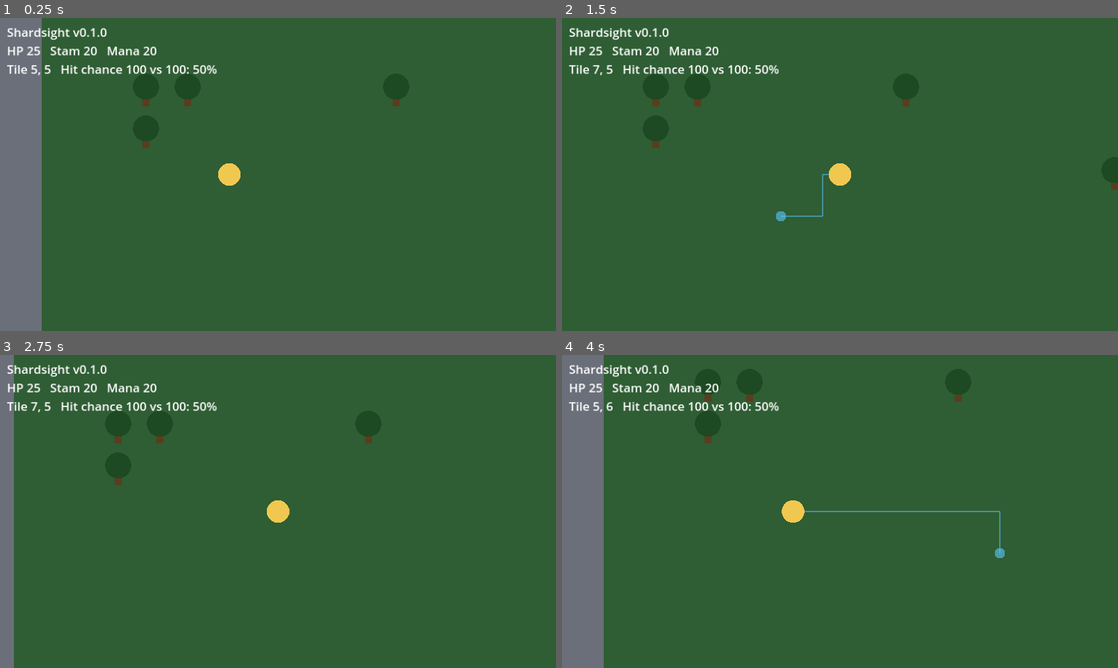
Above: before the commit, frames 1-4 (two rows, left to right).
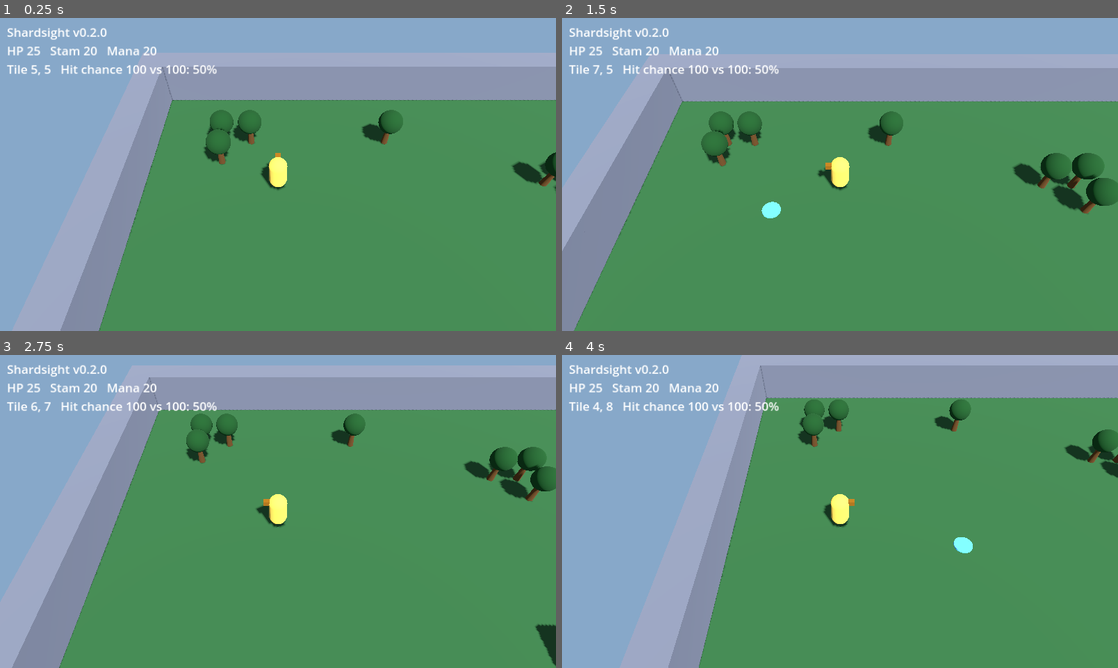
Above: after the commit, the same moments.

Repository: luckovsdeniss-denlu/Shardsight
Game: Godot game, scene res://scenes/main.tscn
The game is run twice, just before and just after one commit, with the same random seed, the same clock (stepped at 60 frames per second) and the same inputs.
Inputs (mouse positions are in pixels of both pictures, inside the frame that each line leads up to):
- Up to frame 1 (0.25 s): no input
- Up to frame 2 (1.5 s): tap Enter at 0.5 s; move the mouse to (962, 158) at 0.52 s; click (962, 158) at 0.67 s; drag from (728, 190) to (812, 237) at 1.27 s
- Up to frame 3 (2.75 s): move the mouse to (333, 442) at 2.02 s; click (333, 442) at 2.17 s
- Up to frame 4 (4 s): drag from (812, 574) to (673, 464) at 2.77 s; move the mouse to (1006, 558) at 3.52 s; click (1006, 558) at 3.67 s

The runs differ from the first frame. In frame 1, 99% of the frame differs, in the area x 0-100%, y 0-100%; in frame 2, 98%; in frame 3, 98%; in frame 4, 99%.

Commit message:
Make the game 3D: mesh-built tile world, third-person camera, ground-plane picking
Co-Authored-By: Claude Sonnet 5.5 <noreply@anthropic.com>
Claude-Session: https://claude.ai/code/session_01H6LNxUGdbevPyoRQBBzvxK

Diff:
--- a/project.godot
+++ b/project.godot
@@ -4,7 +4,7 @@
 [application]
 
 config/name="Shardsight"
-config/version="0.1.0"
+config/version="0.2.0"
 run/main_scene="res://scenes/main.tscn"
 config/features=PackedStringArray("4.3", "GL Compatibility")
 config/icon="res://icon.svg"
--- a/scenes/main.tscn
+++ b/scenes/main.tscn
@@ -2,5 +2,5 @@
 
 [ext_resource type="Script" path="res://scripts/main.gd" id="1"]
 
-[node name="Main" type="Node2D"]
+[node name="Main" type="Node3D"]
 script = ExtResource("1")
--- a/scripts/main.gd
+++ b/scripts/main.gd
@@ -1,32 +1,87 @@
-extends Node2D
-## Tap or drag to walk. The world is a tile map; blocked tiles (walls, water, trees)
-## are routed around with A*, and taps on blocked tiles are ignored.
+extends Node3D
+## Third-person 3D view of the tile world. Tap or drag on the ground to walk there.
+## Blocked tiles (walls, water, trees) are routed around with A*; taps on them are ignored.
 
-const SPEED := 5.0 * World.TILE  # pixels per second
+const SPEED := 5.0  # metres per second
+const CAM_OFFSET := Vector3(0.0, 9.0, 7.0)
 
 var version: String = ProjectSettings.get_setting("application/config/version", "dev")
 var world := World.new()
 var hero := Hero.new()
-var pos := Vector2.ZERO
-var path: Array[Vector2] = []
+var player := Node3D.new()
+var cam := Camera3D.new()
+var marker := MeshInstance3D.new()
+var hud := Label.new()
+var path: Array[Vector3] = []
 var held := false
-var cam := Camera2D.new()
-var hud := Label.new()
 
 
 func _ready() -> void:
-	pos = world.tile_center(Vector2i(5, 5))
-	var size := world.pixel_size()
-	cam.limit_left = 0
-	cam.limit_top = 0
-	cam.limit_right = int(size.x)
-	cam.limit_bottom = int(size.y)
+	world.build(self)
+	_build_environment()
+	_build_player()
+	_build_marker()
+
+	cam.fov = 50.0
 	add_child(cam)
+	cam.make_current()
+
 	var layer := CanvasLayer.new()
 	add_child(layer)
 	hud.position = Vector2(16, 12)
 	hud.add_theme_font_size_override("font_size", 28)
 	layer.add_child(hud)
+
+	player.position = world.tile_center(Vector2i(5, 5))
+	_follow_camera()
+
+
+func _build_environment() -> void:
+	var env := Environment.new()
+	env.background_mode = Environment.BG_COLOR
+	env.background_color = Color("87a8c9")
+	env.ambient_light_source = Environment.AMBIENT_SOURCE_COLOR
+	env.ambient_light_color = Color(0.62, 0.66, 0.76)
+	env.ambient_light_energy = 0.8
+	var we := WorldEnvironment.new()
+	we.environment = env
+	add_child(we)
+
+	var sun := DirectionalLight3D.new()
+	sun.rotation_degrees = Vector3(-55.0, 30.0, 0.0)
+	sun.shadow_enabled = true
+	add_child(sun)
+
+
+func _build_player() -> void:
+	add_child(player)
+	var body := MeshInstance3D.new()
+	var capsule := CapsuleMesh.new()
+	capsule.radius = 0.3
+	capsule.height = 1.2
+	body.mesh = capsule
+	body.material_override = World._mat(Color("f0c850"))
+	body.position = Vector3(0.0, 0.6, 0.0)
+	player.add_child(body)
+	# A small "nose" so the facing direction is visible.
+	var nose := MeshInstance3D.new()
+	var nose_mesh := BoxMesh.new()
+	nose_mesh.size = Vector3(0.16, 0.16, 0.28)
+	nose.mesh = nose_mesh
+	nose.material_override = World._mat(Color("8a5a12"))
+	nose.position = Vector3(0.0, 0.95, -0.32)
+	player.add_child(nose)
+
+
+func _build_marker() -> void:
+	var ring := CylinderMesh.new()
+	ring.top_radius = 0.3
+	ring.bottom_radius = 0.3
+	ring.height = 0.04
+	marker.mesh = ring
+	marker.material_override = World._mat(Color(0.35, 0.78, 1.0))
+	marker.visible = false
+	add_child(marker)
 
 
 func _unhandled_input(event: InputEvent) -> void:
@@ -34,43 +89,50 @@
 	if button != null and button.button_index == MOUSE_BUTTON_LEFT:
 		held = button.pressed
 		if held:
-			_walk_to(get_global_mouse_position())
+			_walk_to_screen(button.position)
 	elif event is InputEventMouseMotion and held:
-		_walk_to(get_global_mouse_position())
+		_walk_to_screen((event as InputEventMouseMotion).position)
 
 
-func _walk_to(dest: Vector2) -> void:
+## Intersects the camera ray through `screen` with the ground plane (y = 0).
+func _walk_to_screen(screen: Vector2) -> void:
+	var hit: Variant = Plane(Vector3.UP, 0.0).intersects_ray(
+		cam.project_ray_origin(screen), cam.project_ray_normal(screen))
+	if hit == null:
+		return
+	var dest: Vector3 = hit
 	if world.is_blocked(world.to_tile(dest)):
 		return
-	path = world.find_path(pos, dest)
+	path = world.find_path(player.position, dest)
+	marker.visible = not path.is_empty()
+	if marker.visible:
+		marker.position = path[path.size() - 1] + Vector3(0.0, 0.03, 0.0)
 
 
 func _process(delta: float) -> void:
 	var budget := SPEED * delta
 	while budget > 0.0 and not path.is_empty():
-		var to_next := path[0] - pos
+		var to_next := path[0] - player.position
 		var dist := to_next.length()
+		if dist > 0.001:
+			player.rotation.y = atan2(-to_next.x, -to_next.z)
 		if dist <= budget:
-			pos = path[0]
+			player.position = path[0]
 			path.remove_at(0)
 			budget -= dist
 		else:
-			pos += to_next / dist * budget
+			player.position += to_next / dist * budget
 			budget = 0.0
-	cam.position = pos
-	var tile := world.to_tile(pos)
+	if path.is_empty():
+		marker.visible = false
+	_follow_camera()
+
+	var tile := world.to_tile(player.position)
 	hud.text = "Shardsight v%s\nHP %d   Stam %d   Mana %d\nTile %d, %d   Hit chance 100 vs 100: %d%%" % [
 		version, hero.max_hp(), hero.max_stamina(), hero.max_mana(), tile.x, tile.y,
 		roundi(Rules.hit_chance(100.0, 100.0) * 100.0)]
-	queue_redraw()
 
 
-func _draw() -> void:
-	world.draw_tiles(self)
-	if not path.is_empty():
-		var prev := pos
-		for p in path:
-			draw_line(prev, p, Color(0.35, 0.78, 1.0, 0.5), 4.0)
-			prev = p
-		draw_circle(path[path.size() - 1], 12.0, Color(0.35, 0.78, 1.0, 0.6))
-	draw_circle(pos, 26.0, Color("f0c850"))
+func _follow_camera() -> void:
+	cam.position = player.position + CAM_OFFSET
+	cam.look_at(player.position + Vector3(0.0, 0.5, 0.0), Vector3.UP)
--- a/scripts/world.gd
+++ b/scripts/world.gd
@@ -1,8 +1,9 @@
 class_name World
-## Tile map: ASCII layout, collision lookup and A* pathfinding.
+## Tile map: ASCII layout, collision lookup, A* pathfinding and 3D mesh building.
+## Tile (x, y) maps to world (x, 0, y): the map lies on the XZ plane.
 ## Legend: . grass   # wall   ~ water   T tree. Only grass is walkable.
 
-const TILE := 96
+const TILE := 1.0  # one tile = one metre in 3D
 enum Tile { GRASS, WALL, WATER, TREE }
 
 const LAYOUT := [
@@ -73,10 +74,6 @@
 			return Tile.GRASS
 
 
-func pixel_size() -> Vector2:
-	return Vector2(cols, rows) * TILE
-
-
 func in_bounds(c: Vector2i) -> bool:
 	return c.x >= 0 and c.y >= 0 and c.x < cols and c.y < rows
 
@@ -86,20 +83,20 @@
 	return not in_bounds(c) or tiles[c.y * cols + c.x] != Tile.GRASS
 
 
-func to_tile(p: Vector2) -> Vector2i:
-	return Vector2i((p / float(TILE)).floor())
+func to_tile(p: Vector3) -> Vector2i:
+	return Vector2i(floori(p.x / TILE), floori(p.z / TILE))
 
 
-func tile_center(c: Vector2i) -> Vector2:
-	return (Vector2(c) + Vector2(0.5, 0.5)) * TILE
+func tile_center(c: Vector2i) -> Vector3:
+	return Vector3(c.x + 0.5, 0.0, c.y + 0.5) * TILE
 
 
-## Waypoints (tile centres) from the tile under `from_px` to the tile under `to_px`,
+## Waypoints (tile centres) from the tile under `from_p` to the tile under `to_p`,
 ## not including the start tile. Empty if the target is blocked or unreachable.
-func find_path(from_px: Vector2, to_px: Vector2) -> Array[Vector2]:
-	var out: Array[Vector2] = []
-	var a := to_tile(from_px)
-	var b := to_tile(to_px)
+func find_path(from_p: Vector3, to_p: Vector3) -> Array[Vector3]:
+	var out: Array[Vector3] = []
+	var a := to_tile(from_p)
+	var b := to_tile(to_p)
 	if is_blocked(a) or is_blocked(b) or a == b:
 		return out
 	var ids := astar.get_id_path(a, b)
@@ -108,13 +105,51 @@
 	return out
 
 
-func draw_tiles(canvas: CanvasItem) -> void:
+static func _mat(c: Color) -> StandardMaterial3D:
+	var m := StandardMaterial3D.new()
+	m.albedo_color = c
+	return m
+
+
+func _add(parent: Node3D, mesh: Mesh, mat: Material, at: Vector3) -> void:
+	var mi := MeshInstance3D.new()
+	mi.mesh = mesh
+	mi.material_override = mat
+	mi.position = at
+	parent.add_child(mi)
+
+
+## Builds the 3D scenery as children of `parent`.
+func build(parent: Node3D) -> void:
+	var ground_mesh := PlaneMesh.new()
+	ground_mesh.size = Vector2(cols, rows) * TILE
+	_add(parent, ground_mesh, _mat(COLORS[Tile.GRASS]),
+		Vector3(cols, 0.0, rows) * TILE / 2.0)
+
+	var wall_mesh := BoxMesh.new()
+	wall_mesh.size = Vector3(TILE, 1.6, TILE)
+	var water_mesh := PlaneMesh.new()
+	water_mesh.size = Vector2(TILE, TILE)
+	var trunk_mesh := CylinderMesh.new()
+	trunk_mesh.top_radius = 0.08
+	trunk_mesh.bottom_radius = 0.12
+	trunk_mesh.height = 0.7
+	var crown_mesh := SphereMesh.new()
+	crown_mesh.radius = 0.42
+	crown_mesh.height = 0.84
+	var wall_mat := _mat(COLORS[Tile.WALL])
+	var water_mat := _mat(COLORS[Tile.WATER])
+	var trunk_mat := _mat(Color("5a3d1e"))
+	var crown_mat := _mat(Color("1d4a22"))
+
 	for y in range(rows):
 		for x in range(cols):
-			var t: int = tiles[y * cols + x]
-			var r := Rect2(Vector2(x, y) * TILE, Vector2(TILE, TILE))
-			canvas.draw_rect(r, COLORS[t])
-			canvas.draw_rect(r, Color(0, 0, 0, 0.15), false, 1.0)
-			if t == Tile.TREE:
-				canvas.draw_rect(Rect2(r.position + Vector2(40, 54), Vector2(16, 30)), Color("5a3d1e"))
-				canvas.draw_circle(r.position + Vector2(48, 38), 30.0, Color("1d4a22"))
+			var c := tile_center(Vector2i(x, y))
+			match tiles[y * cols + x]:
+				Tile.WALL:
+					_add(parent, wall_mesh, wall_mat, c + Vector3(0, 0.8, 0))
+				Tile.WATER:
+					_add(parent, water_mesh, water_mat, c + Vector3(0, 0.02, 0))
+				Tile.TREE:
+					_add(parent, trunk_mesh, trunk_mat, c + Vector3(0, 0.35, 0))
+					_add(parent, crown_mesh, crown_mat, c + Vector3(0, 1.0, 0))
Not shown, changed: CHANGELOG.md
